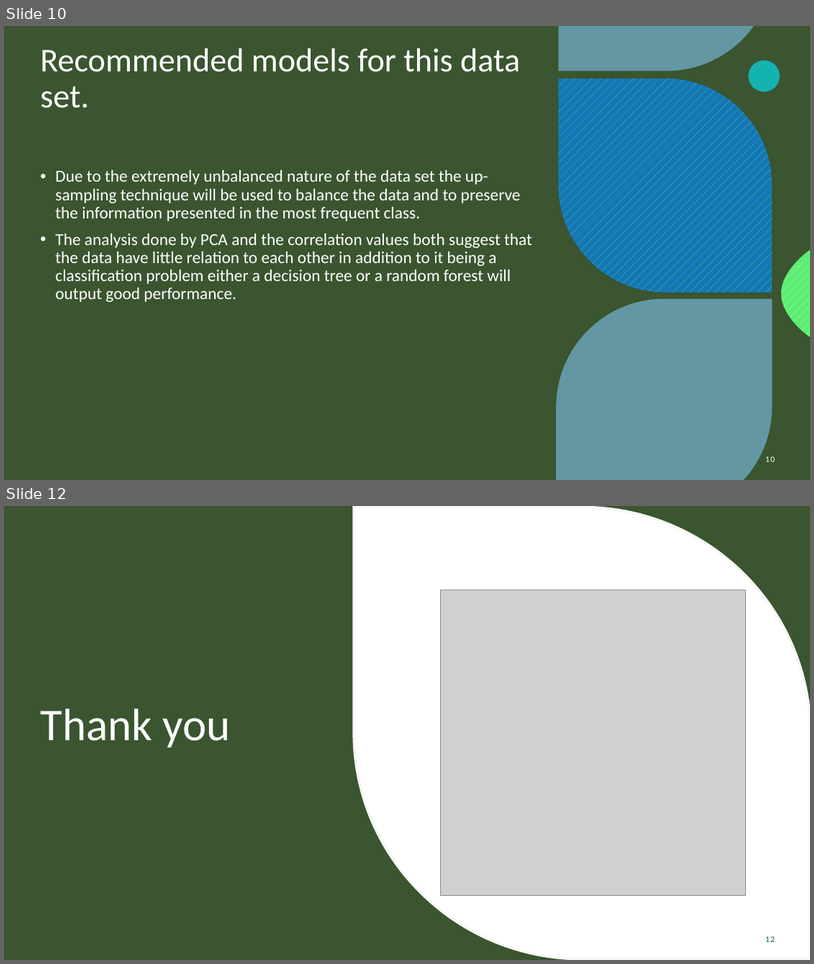
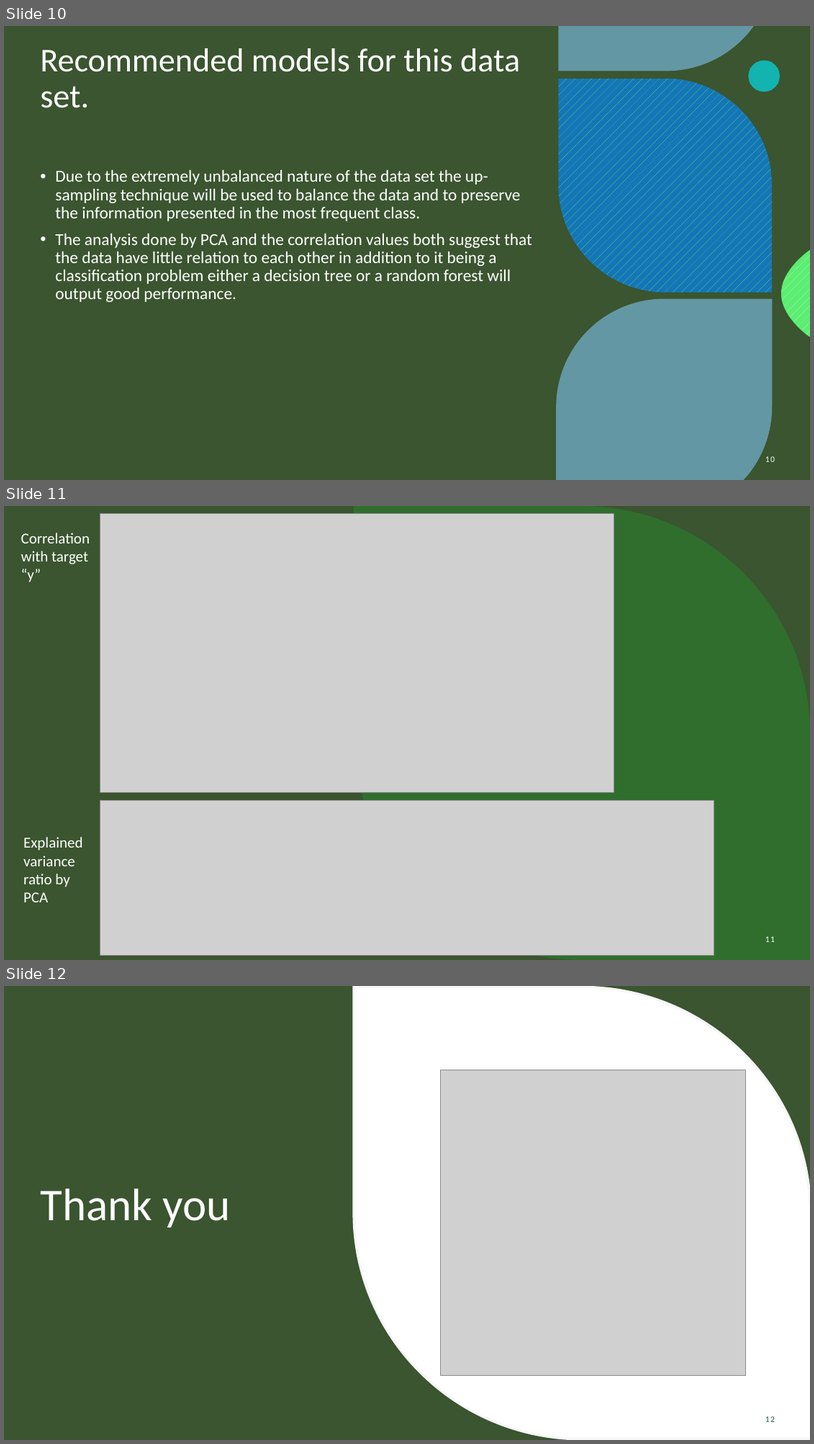
Before and after one commit to FancyWhale69/DG_final_project, a slide deck: WEEK11/Bank Marketing campaign slides.pptx. Shown one above the other, each under a label of ours: slides 10 and 12 before the commit, slides 10, 11 and 12 after it; the slides between them are not shown. The pictures are 814x964 and 814x1444 pixels, drawn with LibreOffice and Linux fonts; fonts in the diff are those of the drawing; grey boxes stand for pictures; background and template pictures are left out. Boxes give left, top, right and bottom in pixels: in the first picture for what was removed or moved away, otherwise in the second. Text is boxed around its words. In the diff, an @@ line names an element or a change of style, - is before the commit and + after.

```diff
--- a/WEEK11/Bank Marketing campaign slides.pptx
+++ b/WEEK11/Bank Marketing campaign slides.pptx
@@ slide 11 added at <box>4,506,810,960</box>, background picture (left out); not listed: 3 template elements that a slide beside it also shows @@
@@ rectangle added at <box>4,506,810,960</box>, fill #283B21 @@
@@ rectangle added at <box>4,506,810,960</box>, fill #557E46 at 40% opacity @@
@@ picture added at <box>100,514,614,793</box> @@
@@ freeform shape added at <box>354,506,810,960</box>, fill #14BC2E at 25% opacity @@
@@ freeform shape added at <box>558,506,754,551</box>, fill #7FC3F1 at 60% opacity @@
@@ text added at <box>21,533,90,582</box>, 18 pt, text #FFFFFF @@
+Correlation with target “y”
@@ freeform shape added at <box>782,730,810,816</box>, fill pattern #C8F9D0 on #5BEE72 @@
@@ freeform shape added at <box>556,779,772,960</box>, fill #7FC3F1 at 60% opacity @@
@@ picture added at <box>100,800,714,955</box> @@
@@ text added at <box>23,836,82,902</box>, 18 pt, text #FFFFFF @@
+Explained variance ratio by PCA
@@ page number added at <box>766,936,775,942</box>, 10 pt, text #FFFFFF @@
+11
```
Also in this commit, not shown: 1 slide removed.
